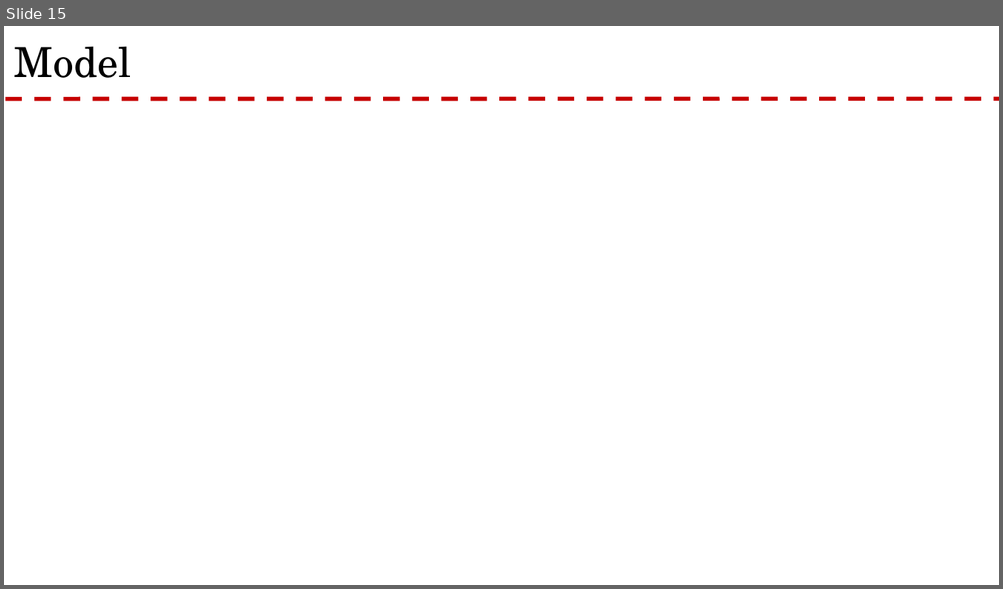
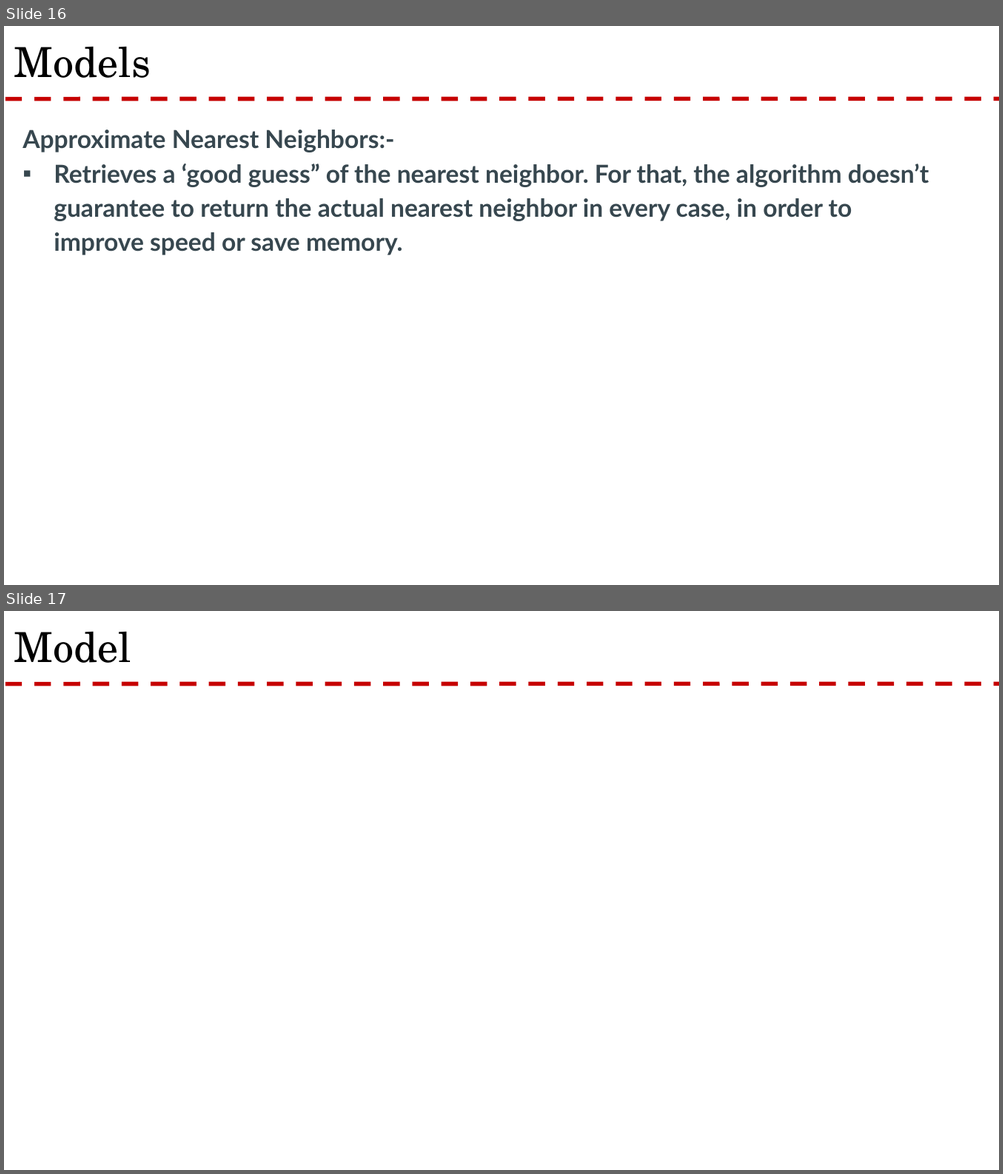
Before and after one commit to rnair7163/Restaurant-Recommendation-System-using-Yelp-Dataset, a slide deck: PPT/Yelp Presentation.pptx. Shown one above the other, each under a label of ours: slide 15 before the commit, slides 16 and 17 after it. The pictures are 1003x589 and 1003x1174 pixels, drawn with LibreOffice and Linux fonts; fonts in the diff are those of the drawing; background and template pictures are left out. Boxes give left, top, right and bottom in pixels: in the first picture for what was removed or moved away, otherwise in the second. Text is boxed around its words. In the diff, an @@ line names an element or a change of style, - is before the commit and + after.

```diff
--- a/PPT/Yelp Presentation.pptx
+++ b/PPT/Yelp Presentation.pptx
@@ slide 16 added at bbox=[4, 26, 999, 585], background #FFFFFF; not listed: 1 template element that a slide beside it also shows @@
@@ title added at bbox=[14, 46, 151, 78], 30 pt, text #000000 @@
+Models
@@ text added at bbox=[22, 130, 928, 255], 18 pt, text #37474F, bold @@
+Approximate Nearest Neighbors:-
+▪ Retrieves a ‘good guess” of the nearest neighbor. For that, the algorithm doesn’t guarantee to return the actual nearest neighbor in every case, in order to improve speed or save memory.
@@ what was slide 15 is now slide 17 @@
```
Also in this commit, not shown: 4 slides changed, 2 other slides added, 1 slide removed.
